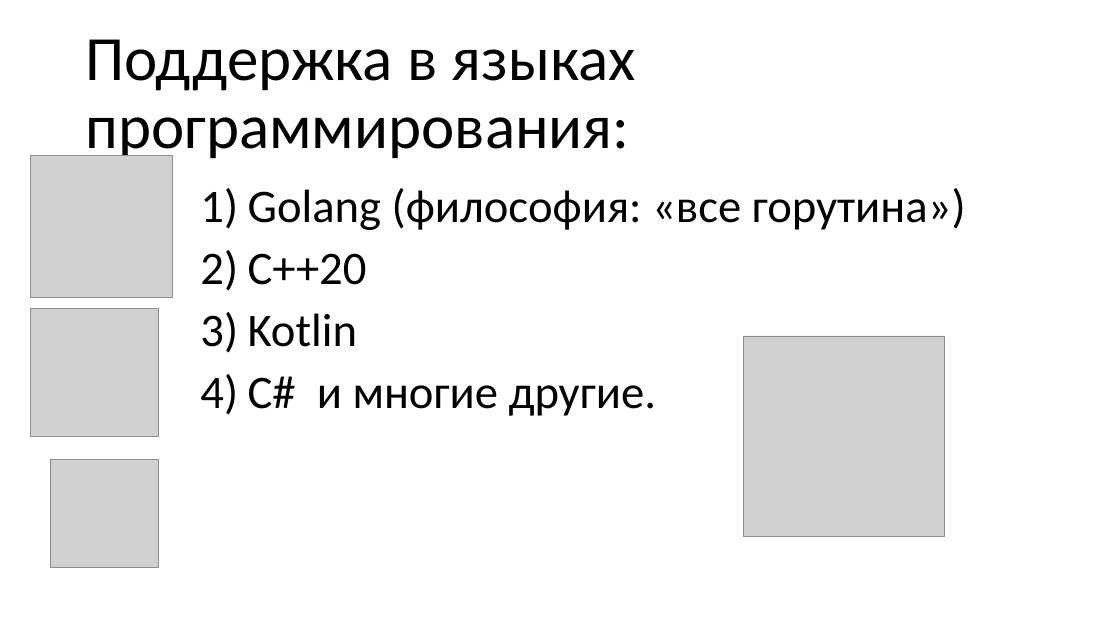
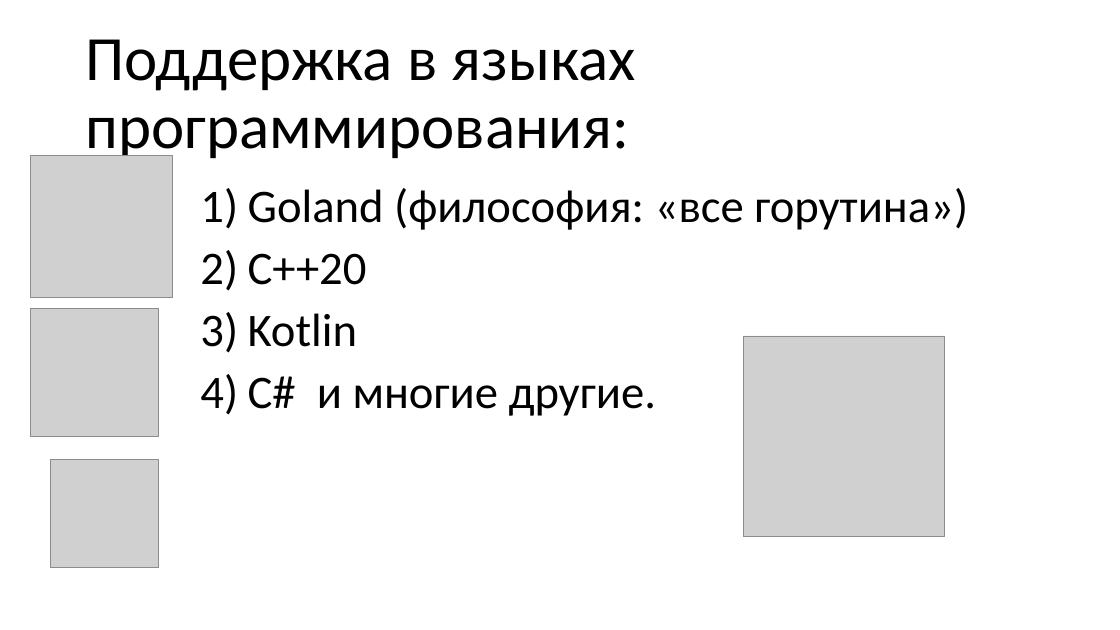
Before and after one commit to epanteleev/bachelor-s-degree, a slide deck: slide 4 of Эффективная реализация сопрограмм в управляемой среде.pptx. Drawn at 1120x630 pixels with LibreOffice and Linux fonts; fonts in the diff are those of the drawing; grey boxes stand for pictures. Boxes give left, top, right and bottom in pixels: in the first picture for what was removed or moved away, otherwise in the second. Text is boxed around its words. In the diff, an @@ line names an element or a change of style, - is before the commit and + after.

```diff
--- a/Эффективная реализация сопрограмм в управляемой среде.pptx
+++ b/Эффективная реализация сопрограмм в управляемой среде.pptx
@@ text at [248,188,968,230]: text changed @@
-1) Golang (философия: «все горутина»)
+1) Goland (философия: «все горутина»)
```
Also in this commit, not shown: 1 other slide changed.
